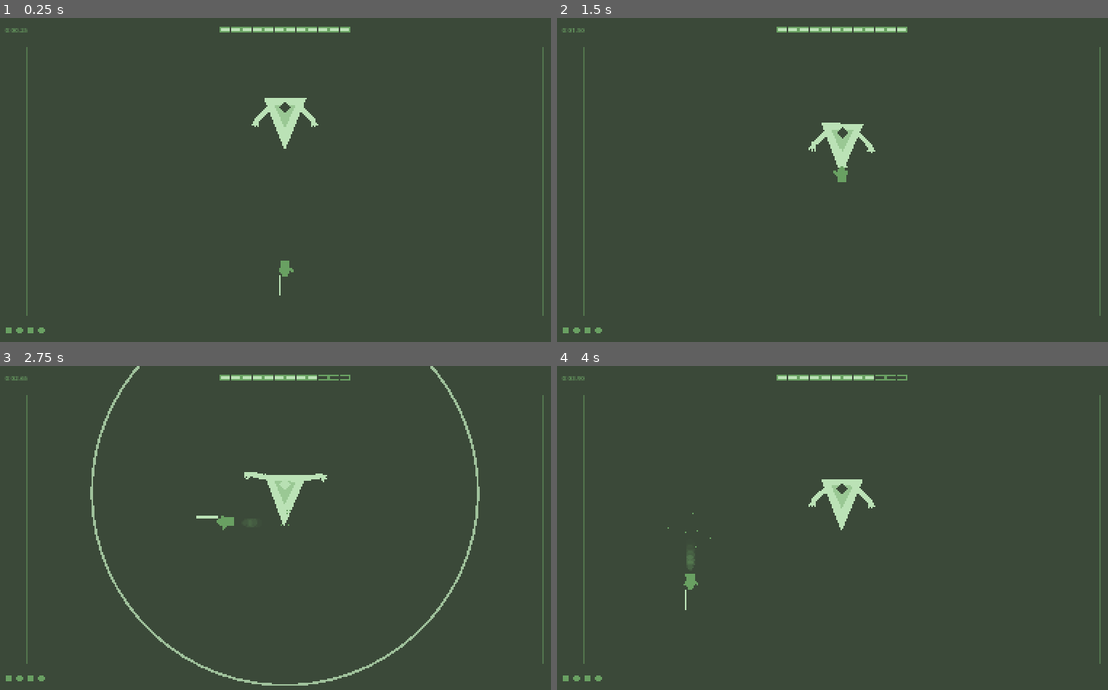
Above: before the commit, frames 1-4 (two rows, left to right).
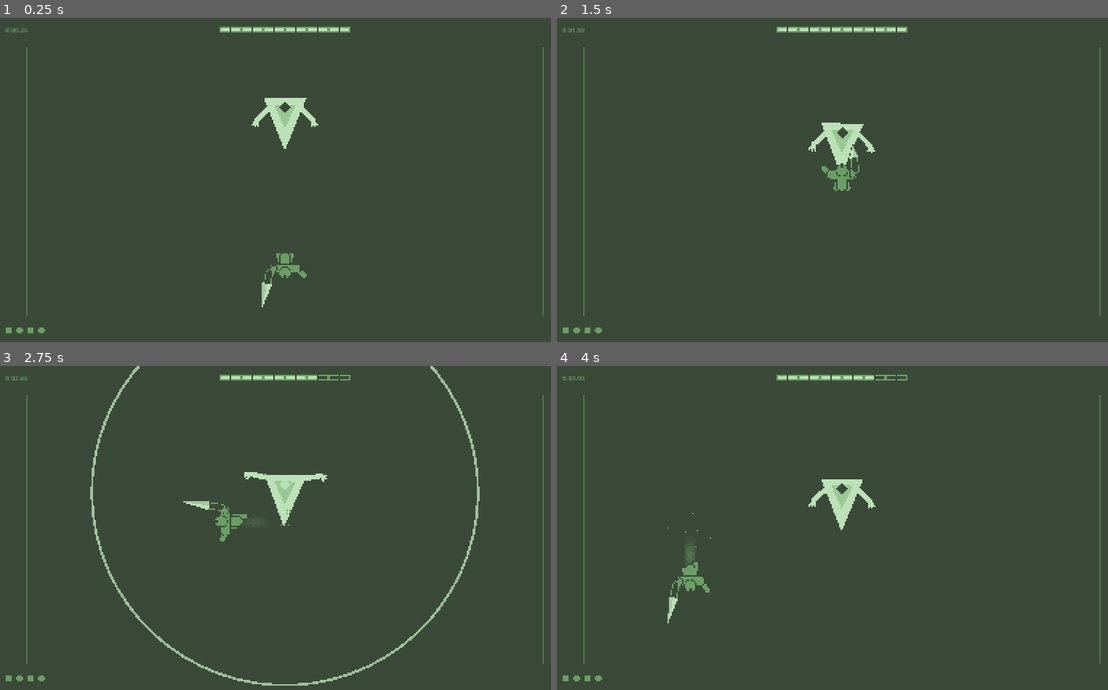
Above: after the commit, the same moments.

Repository: nrkahfirhmd/project-green-sapphire
Game: Godot game, scene res://scenes/main.tscn
Same seed, same stepped clock (60 frames per second), same inputs: the game is played once before the commit and once after it.
Inputs:
- Up to frame 1 (0.25 s): no input
- Up to frame 2 (1.5 s): hold W (move_up) from 0.53 s (still down); tap Space (dodge) at 0.6 s; tap L (attack_heavy) at 1.35 s
- Up to frame 3 (2.75 s): tap Space (dodge) at 1.55, 2.3 s; release W (move_up) at 2.03 s; hold A (move_left) from 2.03 s (still down); tap K (attack_light) at 2.1 s
- Up to frame 4 (4 s): tap Space (dodge) at 2.85, 3.6 s; release A (move_left) at 3.53 s; hold S (move_down) from 3.53 s (still down)

The runs differ from the first frame. In frame 1, 0.3% of the frame differs, in the area x 47-56%, y 72-90%; in frame 2, 0.2%; in frame 3, 0.3%; in frame 4, 0.3%, in the area x 20-28%, y 56-80%.

Commit message:
feat: rebuild the player rig and give it a stepping walk cycle
The old rig was eight same-width capsules in one flat colour, which merged
into a single blob seen from straight above — there was no reading which
way it faced.

Parts now draw back-to-front on a Deep Moss backing, so each one carves a
seam over whatever sits behind it. Proportions changed to suit: a wide
shoulder bar, a narrow waist, and a head smaller than the shoulder span
set forward of it, with a Deep Moss notch marking the facing. The sword
grip picked up a Sapphire Core backing, since Deep Moss on a Deep Moss
arena is invisible and left the blade looking detached.

RIG scales the whole rig in one place. The player was drawing roughly
three times smaller than the boss; 1.5 puts it near the 2:1 the design
bible asks for, and the collision radius follows.

Animation on top of that: legs alternate their stride along the facing
axis with the off arm counter-swinging, idle breathing, a full turn
through the dodge roll, an eased wind-back / sweep / settle on the sword
arm, and a jitter while the damage flash is up.

Diff:
--- a/scenes/main.tscn
+++ b/scenes/main.tscn
@@ -6,7 +6,7 @@
 [ext_resource type="Script" path="res://scripts/hud.gd" id="4"]
 
 [sub_resource type="CircleShape2D" id="CircleShape2D_player"]
-radius = 14.0
+radius = 22.0
 
 [sub_resource type="CircleShape2D" id="CircleShape2D_boss"]
 radius = 46.0
--- a/scripts/player.gd
+++ b/scripts/player.gd
@@ -1,7 +1,7 @@
 extends CharacterBody2D
 ## The Swordsman. Move (8-dir), dodge roll (i-frames + afterimage trail),
 ## light/heavy attack (one shared system, different numbers).
-## Code-driven rig: 8 parts, oriented to facing, animated with tweens.
+## Code-driven rig: 9 parts, oriented to facing, animated with tweens.
 
 signal died
 signal health_changed(current: int, max: int)
@@ -14,6 +14,9 @@
 const DODGE_TIME := 0.18
 const DODGE_IFRAME_TIME := 0.20
 const DODGE_COOLDOWN := 0.5
+
+const RIG := 1.5               # rig scale; boss body is ~144 tall, bible wants 2:1
+const OUTLINE := 3.0           # Deep Moss backing width; keeps overlapping parts readable
 
 const GHOST_LIFE := 0.30       # afterimage fade time
 const GHOST_EVERY := 0.028     # afterimage spawn interval during dodge
@@ -44,6 +47,8 @@
 var _walk_amp := 0.0         # 0..1 walk bounce strength
 var _ghosts: Array = []      # [{pos:Vector2, f:float, age:float}]
 var _ghost_acc := 0.0
+var _idle_t := 0.0           # idle-breathing phase
+var _roll := 0.0             # dodge-roll spin, radians
 
 @onready var boss: Node = get_tree().get_first_node_in_group("boss")
 
@@ -55,6 +60,7 @@
 
 func _physics_process(delta: float) -> void:
 	_dodge_cd = max(0.0, _dodge_cd - delta)
+	_idle_t += delta
 	if _flash > 0.0:
 		_flash = max(0.0, _flash - delta)
 
@@ -106,6 +112,7 @@
 	velocity = facing * DODGE_SPEED
 	_walk_amp = 0.0
 	_ghost_acc = 0.0
+	_roll = 0.0
 	_pop_visual(Vector2(1.35, 0.7))   # stretch along travel
 	_burst(global_position, Game.SAPPHIRE_CORE, 8)
 	get_tree().create_timer(DODGE_IFRAME_TIME).timeout.connect(func(): invulnerable = false)
@@ -113,6 +120,7 @@
 
 func _do_dodge(delta: float) -> void:
 	_atk_timer -= delta
+	_roll = (1.0 - clampf(_atk_timer / DODGE_TIME, 0.0, 1.0)) * TAU
 	velocity = velocity.move_toward(facing * SPEED, 1400.0 * delta)
 	_ghost_acc -= delta
 	if _ghost_acc <= 0.0:
@@ -120,6 +128,7 @@
 		_ghost_acc = GHOST_EVERY
 	if _atk_timer <= 0.0:
 		state = State.FREE
+		_roll = 0.0
 		_pop_visual(Vector2(0.85, 1.15))
 
 
@@ -237,65 +246,106 @@
 		global_position.y = clampf(global_position.y, r.position.y, r.end.y)
 
 
-# --- rig: 8 parts in a "facing = +X" local frame -----------------------
+# --- rig: 9 parts in a "facing = +X" local frame -----------------------
 func _p(x: float, y: float, f: float) -> Vector2:
-	return Vector2(x, y).rotated(f)
+	return Vector2(x * RIG, y * RIG).rotated(f)
+
+
+## Sword-arm angle relative to facing: settle at rest, wind back, sweep through.
+func _swing_angle() -> float:
+	if state != State.ATTACK:
+		return 0.18 + sin(_idle_t * 2.2) * 0.06
+	var p := _atk_progress()
+	match _atk_phase:
+		"windup":
+			return lerpf(0.18, -1.25, ease(p, 1.8))
+		"active":
+			return lerpf(-1.25, 1.35, ease(p, 0.45))
+		_:
+			return lerpf(1.35, 0.18, ease(p, 0.7))
 
 
 func _draw() -> void:
-	# afterimages first, in world-offset space, untouched by the squash transform
+	var f := facing.angle()
+
+	# afterimages first, in world-offset space, untouched by the body transform
 	for g in _ghosts:
-		var a: float = (1.0 - float(g.age) / GHOST_LIFE) * 0.4
+		var a: float = (1.0 - float(g.age) / GHOST_LIFE) * 0.35
 		var off: Vector2 = g.pos - global_position
+		var gf: float = g.f
 		var gc := Color(Game.SAPPHIRE_CORE, a)
-		draw_circle(off + Vector2(14, 0).rotated(g.f), 8, gc)
-		_capsule(off + Vector2(-8, 0).rotated(g.f), off + Vector2(6, 0).rotated(g.f), 12, gc)
+		_capsule(off + _p(-20, 0, gf), off + _p(-2, 0, gf), 9 * RIG, gc)
+		draw_circle(off + _p(8, 0, gf), 10 * RIG, gc)
 
 	var col := Game.PALE_JADE if _flash > 0.0 else Game.SAPPHIRE_CORE
-	var f := facing.angle()
-
-	# walk bounce: perpendicular squash + tiny hop
+
+	# body transform: idle breathing, walk squash + hop, dodge-roll spin, hurt jitter
 	var sq := _visual
 	var hop := 0.0
+	var spin := 0.0
+	var breathe := 1.0 + sin(_idle_t * 2.4) * 0.022 * (1.0 - _walk_amp)
+	sq *= Vector2(breathe, 2.0 - breathe)
 	if _walk_amp > 0.0:
 		var w := sin(_walk * 2.0) * 0.06 * _walk_amp
 		sq *= Vector2(1.0 - w, 1.0 + w)
-		hop = -absf(sin(_walk)) * 3.0 * _walk_amp
-	draw_set_transform(Vector2(0, hop), 0.0, sq)
-
-	# legs (trailing), back arm, torso, front (sword) arm, head
-	_capsule(_p(-7, -7, f), _p(-17, -9, f), 5, col)
-	_capsule(_p(-7, 7, f), _p(-17, 9, f), 5, col)
-	_capsule(_p(0, -12, f), _p(6, -20, f), 4, col)
-	_capsule(_p(-8, 0, f), _p(6, 0, f), 13, col)
-
-	# sword arm + sword; blade sweeps during the active window
-	var swing := 0.0
+		hop = -absf(sin(_walk)) * 4.0 * _walk_amp
+	if state == State.DODGE:
+		spin = _roll                       # full turn over the roll: a top-down tumble
+		sq *= Vector2(1.06, 0.86)
+	var jitter := Vector2.ZERO
+	if _flash > 0.0:
+		var j := _flash * 14.0
+		jitter = Vector2(randf_range(-j, j), randf_range(-j, j))
+	draw_set_transform(Vector2(0, hop) + jitter, spin, sq)
+
+	# legs: alternating stride along the facing axis, so the walk actually steps
+	var stride := sin(_walk) * 10.0 * _walk_amp
+	_capsule_o(_p(-16, -8, f), _p(-24 + stride, -10, f), 5.5 * RIG, col)
+	_capsule_o(_p(-16, 8, f), _p(-24 - stride, 10, f), 5.5 * RIG, col)
+
+	# off arm: counter-swings against the legs
+	var sh_b := _p(0, -20, f)
+	_capsule_o(sh_b, _p(12 - stride * 0.8, -34, f), 4.5 * RIG, col)
+
+	# torso, then a shoulder bar across it. The bar is what gives the rig a
+	# humanoid T from straight above; the head then sits on top of it.
+	_capsule_o(_p(-20, 0, f), _p(-2, 0, f), 9 * RIG, col)
+	var sh_f := _p(0, 20, f)
+	_capsule_o(sh_b, sh_f, 7.5 * RIG, col)
+
+	# sword arm + greatsword: Deep Moss grip, Pale Jade blade of 2 triangles
+	var swing := _swing_angle()
+	var hand := sh_f + _p(16, 6, f).rotated(swing)
+	_capsule_o(sh_f, hand, 5.0 * RIG, col)
+
+	var reach := 62.0 * RIG
 	if state == State.ATTACK:
-		match _atk_phase:
-			"windup":    swing = lerpf(0.0, -0.7, _atk_progress())
-			"active":    swing = lerpf(-0.7, 0.8, _atk_progress())
-			"recovery":  swing = lerpf(0.8, 0.0, _atk_progress())
-	var hand := _p(11, 14, f)
-	_capsule(_p(2, 11, f), hand, 4, col)
-
-	var reach := 64.0
-	if state == State.ATTACK:
-		reach = float(ATTACKS[_atk_name]["reach"]) * (0.55 if _atk_phase == "windup" else 1.0)
+		reach = float(ATTACKS[_atk_name]["reach"]) * (0.5 if _atk_phase == "windup" else 0.85)
 	var bf := f + swing
-	var grip_a := hand
-	var grip_b := hand + Vector2(14, 0).rotated(bf)
-	var tip := hand + Vector2(reach, 0).rotated(bf)
-	draw_line(grip_a, grip_b, Game.DEEP_MOSS, 7.0)
-	draw_line(hand + Vector2(9, 0).rotated(bf), tip, Game.PALE_JADE, 6.0)
-
-	draw_circle(_p(14, 0, f), 9, col)
-
-	# active swing arc flash (blade sweep, Pale Jade)
+	var dir := Vector2(1, 0).rotated(bf)
+	var nrm := Vector2(-dir.y, dir.x)
+	var guard := hand + dir * 14.0 * RIG
+	var tip := hand + dir * reach
+	var hw := 9.0 * RIG
+	draw_colored_polygon(PackedVector2Array([
+		guard - nrm * (hw + OUTLINE), guard + nrm * (hw + OUTLINE), tip + dir * OUTLINE
+	]), Game.DEEP_MOSS)
+	_capsule(hand - dir * 7.0 * RIG, guard, 5.0 * RIG + OUTLINE, col)
+	_capsule(hand - dir * 7.0 * RIG, guard, 5.0 * RIG, Game.DEEP_MOSS)
+	draw_colored_polygon(PackedVector2Array([guard - nrm * hw, guard, tip]), Game.PALE_JADE)
+	draw_colored_polygon(PackedVector2Array([guard, guard + nrm * hw, tip]), Color(Game.PALE_JADE, 0.82))
+
+	# head last, so it reads as one clean circle on top of the shoulders
+	_circle_o(_p(8, 0, f), 10 * RIG, col)
+	draw_circle(_p(15, 0, f), 3.0 * RIG, Game.DEEP_MOSS)
+
+	# active swing arc flash (blade sweep, Pale Jade), fading as it passes
 	if state == State.ATTACK and _atk_phase == "active":
 		var a: Dictionary = ATTACKS[_atk_name]
 		var half := deg_to_rad(float(a["arc_deg"]) * 0.5)
-		draw_arc(Vector2.ZERO, float(a["reach"]), f - half, f + half, 24, Game.PALE_JADE, 4.0)
+		var t := _atk_progress()
+		draw_arc(Vector2.ZERO, float(a["reach"]), f - half, f + half, 24,
+			Color(Game.PALE_JADE, 1.0 - t * 0.6), 5.0 - t * 3.0)
 
 	draw_set_transform(Vector2.ZERO, 0.0, Vector2.ONE)
 
@@ -304,3 +354,15 @@
 	draw_line(a, b, col, r * 2.0)
 	draw_circle(a, r, col)
 	draw_circle(b, r, col)
+
+
+## Capsule on a Deep Moss backing. Drawn back-to-front, these outlines are what
+## keep the limbs from merging into one silhouette when viewed from straight above.
+func _capsule_o(a: Vector2, b: Vector2, r: float, col: Color) -> void:
+	_capsule(a, b, r + OUTLINE, Game.DEEP_MOSS)
+	_capsule(a, b, r, col)
+
+
+func _circle_o(c: Vector2, r: float, col: Color) -> void:
+	draw_circle(c, r + OUTLINE, Game.DEEP_MOSS)
+	draw_circle(c, r, col)
